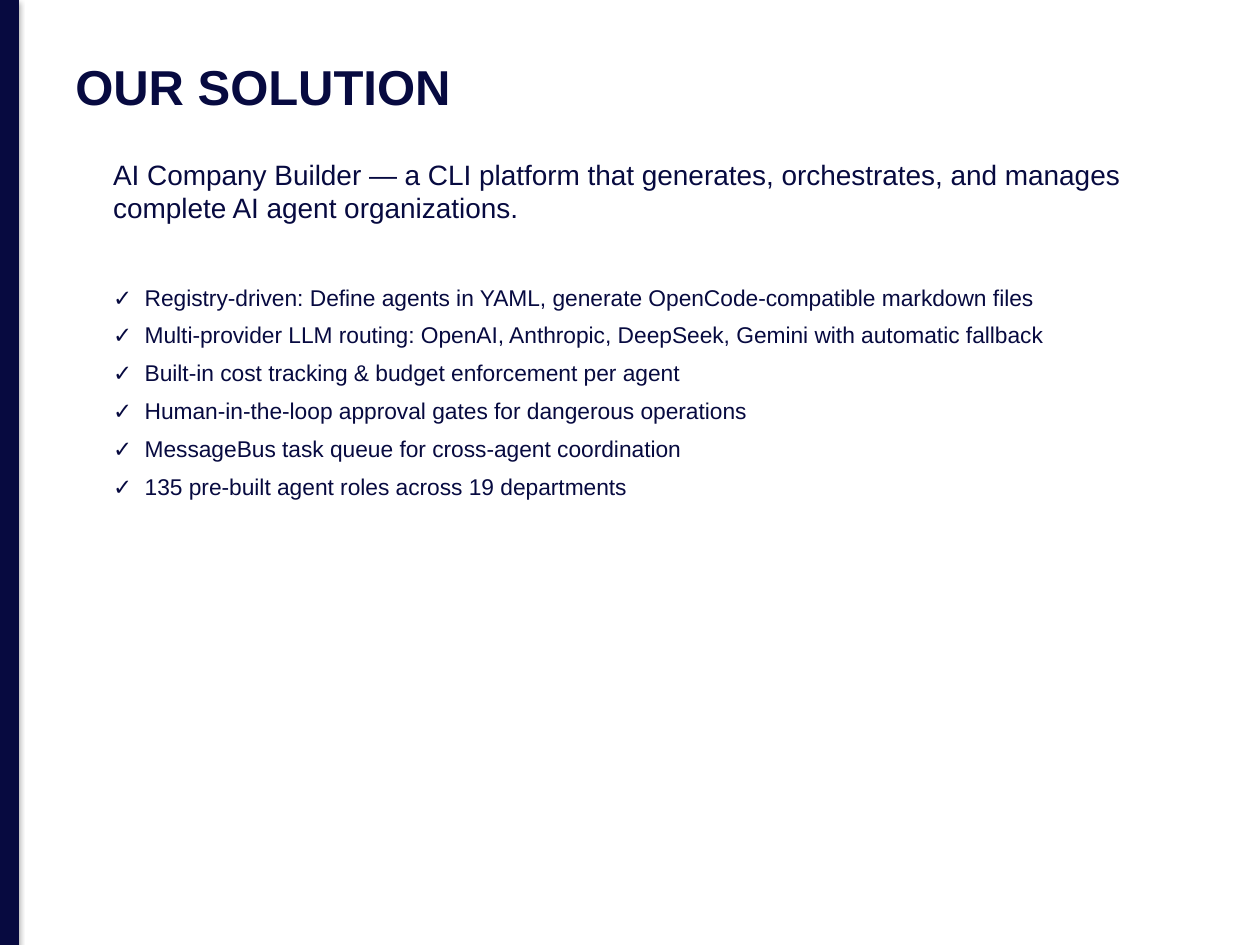
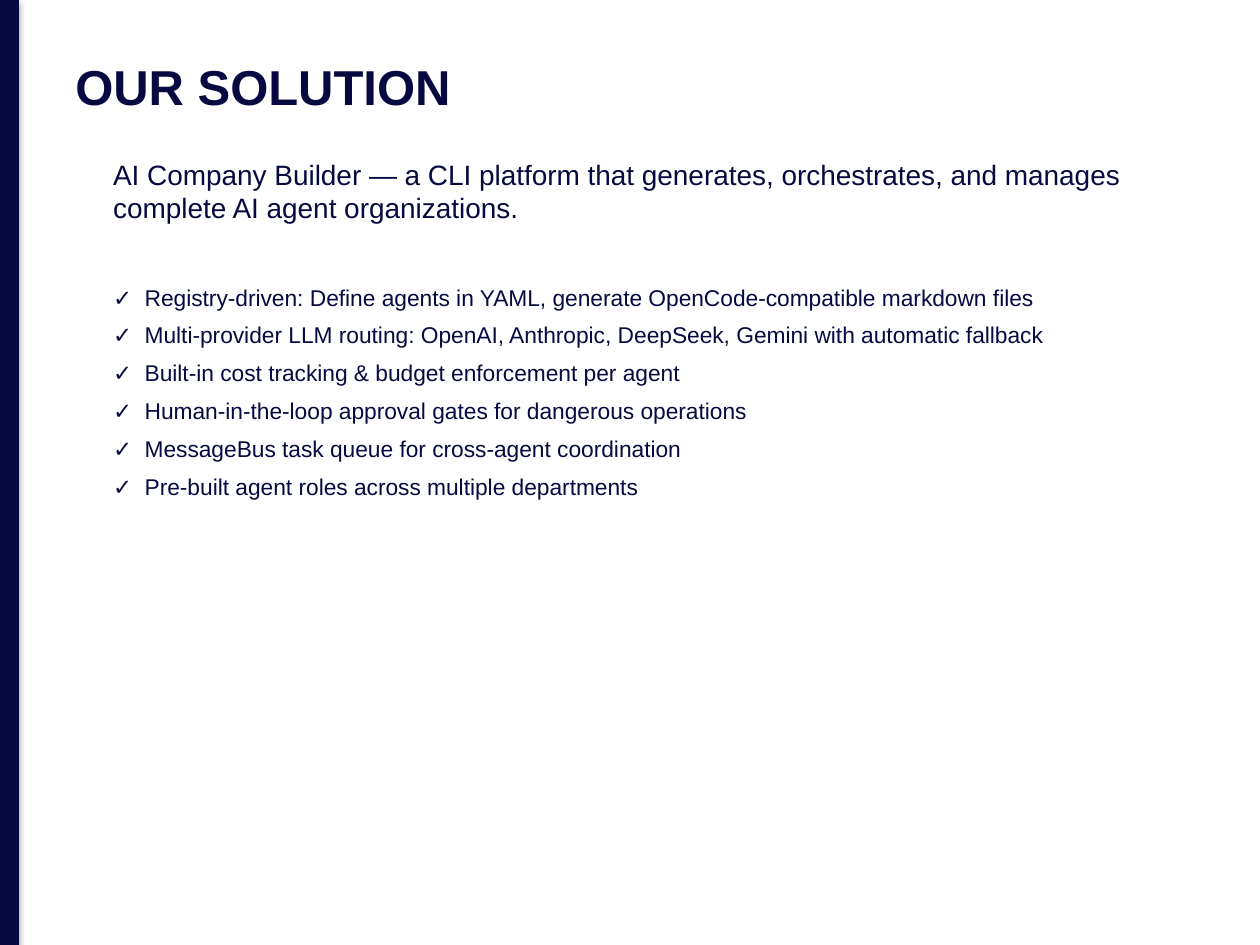
Before and after one commit to jmlusu/light-speed-holdings, a slide deck: slide 4 of static/brand/templates/pitch-deck.pptx. Drawn at 1260x945 pixels with LibreOffice and Linux fonts; fonts in the diff are those of the drawing. Boxes give left, top, right and bottom in pixels: in the first picture for what was removed or moved away, otherwise in the second. Text is boxed around its words. In the diff, an @@ line names an element or a change of style, - is before the commit and + after.

```diff
--- a/static/brand/templates/pitch-deck.pptx
+++ b/static/brand/templates/pitch-deck.pptx
@@ text at <box>145,478,638,500</box>: text changed @@
-✓ 135 pre-built agent roles across 19 departments
+✓ Pre-built agent roles across multiple departments
```
Also in this commit, not shown: 9 other slides changed, 2 other files.
